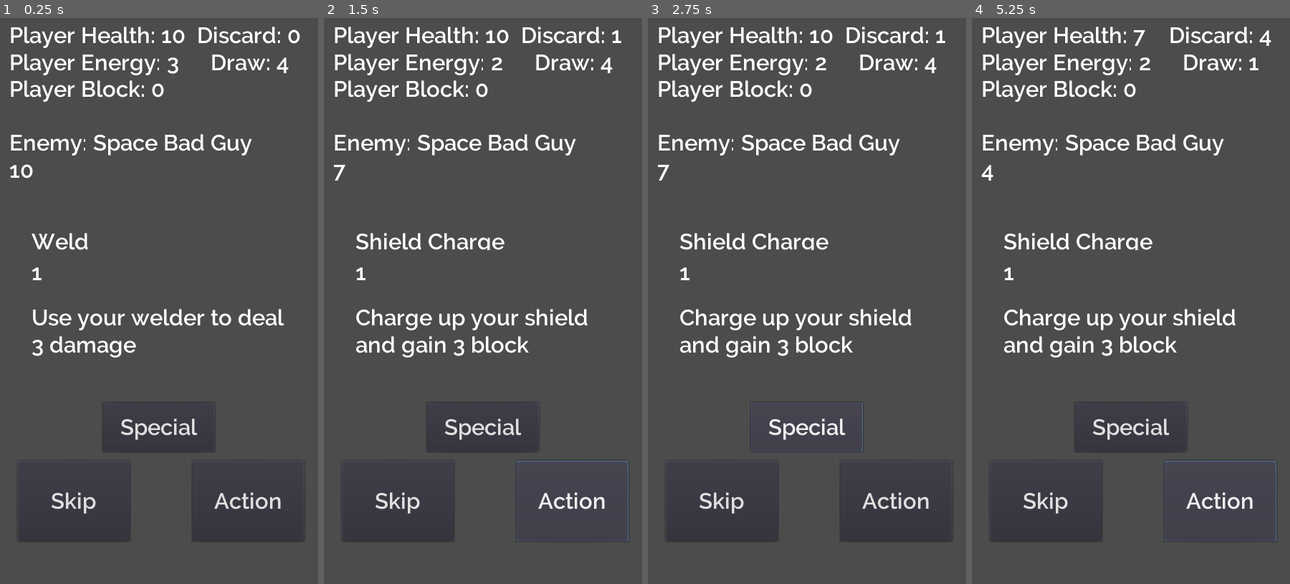
Above: before the commit, frames 1-4 (left to right).
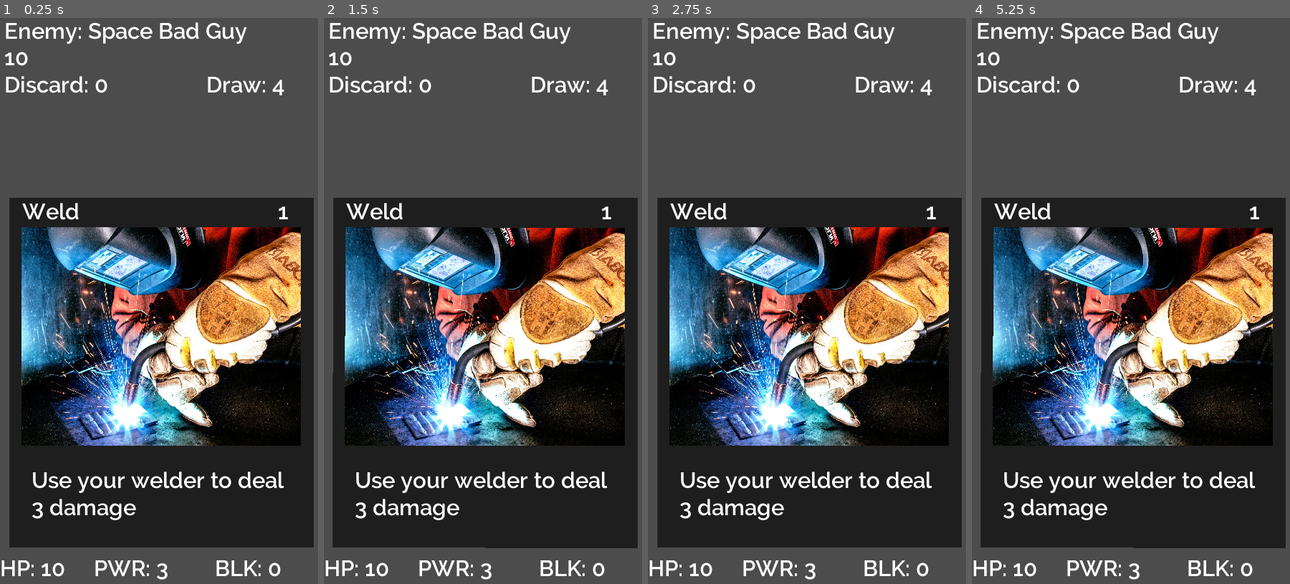
Above: after the commit, the same moments.

Repository: XavierGerD/SwipeAdventure
Game: Godot game, scene res://Scenes/Combat/Combat.tscn
The game is run twice, just before and just after one commit, with the same random seed, the same clock (stepped at 60 frames per second) and the same inputs. This scene is started directly instead of the project's main scene.
Inputs (mouse positions are in pixels of both pictures, inside the frame that each line leads up to):
- Up to frame 1 (0.25 s): no input
- Up to frame 2 (1.5 s): click (486, 374) at 0.52 s; click (572, 499) at 1.25 s, where only the run before the commit has a clickable "Action"
- Up to frame 3 (2.75 s): click (807, 425) at 2 s, where only the run before the commit has a clickable "Special"
- Up to frame 4 (5.25 s): click (1045, 499) at 2.75 s, where only the run before the commit has a clickable "Skip"; click (1045, 499) at 3.5 s, where only the run before the commit has a clickable "Skip"; click (1134, 374) at 4.27 s; click (1220, 499) at 5 s, where only the run before the commit has a clickable "Action"

The runs differ from the first frame. In frame 1, 63% of the frame differs, in the area x 0-99%, y 0-100%; in frame 2, 63%; in frame 3, 63%; in frame 4, 63%.

Commit message:
Card swiping basics

Diff:
--- /dev/null
+++ b/Scenes/Card/Card.gd
@@ -0,0 +1,66 @@
+extends Node2D
+
+signal card_action
+signal card_skip
+
+var IsClicked = false
+var DeltaX = 0
+var MousePosition = Vector2(0, 0)
+
+func _ready() -> void:
+	pass # Replace with function body.
+
+func InstanciateCard(CardNameLabel, CostLabel, DescriptionLabel):
+	# Je comprends pas pourquoi mais si je les mets onready ca marche pas!!!
+	var CardName = get_node("CardName")
+	var Cost = get_node("Cost")
+	var Description = get_node("Description")
+	CardName.set_text(CardNameLabel)
+	Cost.set_text(CostLabel)
+	Description.set_text(DescriptionLabel)
+
+func _input(event):
+	MousePosition = event.position
+	if IsClicked:
+		self.set_position(Vector2(event.position.x - DeltaX, self.get_position().y))
+		rotation = (event.position.x - DeltaX) * 0.001
+	pass
+
+func _on_Button_button_down() -> void:
+	DeltaX = MousePosition.x - self.get_position().x
+	IsClicked = true
+	pass # Replace with function body.
+
+
+func _on_Button_button_up() -> void:
+	IsClicked = false
+	if self.get_position().x >= 448:
+		emit_signal('card_action')
+	if self.get_position().x <= -416:
+		emit_signal('card_skip')
+	if self.get_position().x < 448 && self.get_position().x > -416:
+		var PositionTween = Tween.new()
+		PositionTween.interpolate_property(
+			self,
+			"position",
+			self.get_position(),
+			Vector2(16, self.get_position().y),
+			0.2,
+			Tween.TRANS_LINEAR,
+			Tween.EASE_IN_OUT
+		)
+		add_child(PositionTween)
+		var RotationTween = Tween.new()
+		RotationTween.interpolate_property(
+			self,
+			"rotation",
+			self.get_rotation(),
+			0,
+			0.2,
+			Tween.TRANS_LINEAR,
+			Tween.EASE_IN_OUT
+		)
+		add_child(RotationTween)
+		PositionTween.start()
+		RotationTween.start()
+	pass # Replace with function body.
--- /dev/null
+++ b/Scenes/Card/Card.tscn
@@ -0,0 +1,87 @@
+[gd_scene load_steps=9 format=2]
+
+[ext_resource path="res://welder.jpg" type="Texture" id=1]
+[ext_resource path="res://Fonts/Font1.tres" type="DynamicFont" id=2]
+[ext_resource path="res://Scenes/Card/Card.gd" type="Script" id=3]
+
+[sub_resource type="StyleBoxFlat" id=1]
+draw_center = false
+
+[sub_resource type="StyleBoxFlat" id=2]
+draw_center = false
+
+[sub_resource type="StyleBoxFlat" id=3]
+draw_center = false
+
+[sub_resource type="StyleBoxFlat" id=4]
+draw_center = false
+
+[sub_resource type="StyleBoxFlat" id=5]
+draw_center = false
+
+[node name="Card" type="Node2D"]
+script = ExtResource( 3 )
+
+[node name="Background" type="ColorRect" parent="."]
+margin_right = 545.0
+margin_bottom = 625.0
+rect_pivot_offset = Vector2( 272, 768 )
+color = Color( 0.121569, 0.121569, 0.121569, 1 )
+__meta__ = {
+"_edit_use_anchors_": false
+}
+
+[node name="CardImage" type="Sprite" parent="."]
+position = Vector2( 272, 248 )
+scale = Vector2( 0.2, 0.2 )
+texture = ExtResource( 1 )
+flip_h = true
+region_enabled = true
+region_rect = Rect2( 0, 1047.49, 2497.23, 1946.44 )
+
+[node name="CardName" type="RichTextLabel" parent="."]
+margin_left = 24.0
+margin_right = 448.0
+margin_bottom = 48.0
+custom_fonts/normal_font = ExtResource( 2 )
+text = "Weld"
+scroll_active = false
+__meta__ = {
+"_edit_use_anchors_": false
+}
+
+[node name="Cost" type="RichTextLabel" parent="."]
+margin_left = 480.0
+margin_right = 520.0
+margin_bottom = 48.0
+custom_fonts/normal_font = ExtResource( 2 )
+text = "1"
+scroll_active = false
+__meta__ = {
+"_edit_use_anchors_": false
+}
+
+[node name="Description" type="RichTextLabel" parent="."]
+margin_left = 40.0
+margin_top = 480.0
+margin_right = 504.0
+margin_bottom = 736.0
+custom_fonts/normal_font = ExtResource( 2 )
+text = "Use your welder to deal 3 damage"
+__meta__ = {
+"_edit_use_anchors_": false
+}
+
+[node name="Button" type="Button" parent="."]
+margin_right = 544.0
+margin_bottom = 624.0
+custom_styles/hover = SubResource( 1 )
+custom_styles/pressed = SubResource( 2 )
+custom_styles/focus = SubResource( 3 )
+custom_styles/disabled = SubResource( 4 )
+custom_styles/normal = SubResource( 5 )
+__meta__ = {
+"_edit_use_anchors_": false
+}
+[connection signal="button_down" from="Button" to="." method="_on_Button_button_down"]
+[connection signal="button_up" from="Button" to="." method="_on_Button_button_up"]
--- a/Scenes/Combat/Combat.gd
+++ b/Scenes/Combat/Combat.gd
@@ -10,6 +10,9 @@
 onready var Description = get_node('Effect')
 onready var DiscardPileTotalLabel = get_node("DiscardTotal")
 onready var DrawPileTotalLabel = get_node("DrawTotal")
+onready var Card = load('res://Scenes/Card/Card.tscn')
+
+var TopCard
 
 var MaxCardsInHand = 3
 
@@ -95,16 +98,16 @@
 
 func SetPlayerEnergy(NewEnergyTotal):
 	Player.energy = NewEnergyTotal
-	PlayerEnergyLabel.set_text('Player Energy: ' + str(Player.energy))
+	PlayerEnergyLabel.set_text('PWR: ' + str(Player.energy))
 
 func SetPlayerHealth(NewHealthTotal):
 	Player.health = NewHealthTotal
-	PlayerHealthLabel.set_text('Player Health: ' + str(Player.health))
+	PlayerHealthLabel.set_text('HP: ' + str(Player.health))
 
 
 func SetPlayerBlock(NewBlockTotal):
 	Player.block = NewBlockTotal
-	PlayerBlockLabel.set_text('Player Block: ' + str(Player.block))
+	PlayerBlockLabel.set_text('BLK: ' + str(Player.block))
 
 func SetDiscardTotal():
 	DiscardPileTotalLabel.set_text('Discard: ' + str(DiscardPile.size()))
@@ -113,30 +116,33 @@
 	DrawPileTotalLabel.set_text('Draw: ' + str(DrawPile.size()))
 
 func DisplayCard(card):
-	CardName.set_text(card.name)
-	CardCost.set_text(str(card.cost))
-	Description.set_text(card.description)
+	var NewCard = Card.instance()
+	NewCard.InstanciateCard(card.name, str(card.cost), card.description)
+	NewCard.set_position(Vector2(16, 330))
+	NewCard.connect('card_action', self, 'OnAction')
+	NewCard.connect('card_skip', self, 'OnSkip')
+	TopCard = NewCard
+	add_child(NewCard)
 
 func GoToNextCard():
+	TopCard.queue_free()
 	DiscardPile.push_back(Hand[0])
 	Hand.pop_front()
 	ConditionnalyEndTurn()
 	DisplayCard(Hand[0])
 	SetDiscardTotal()
 	SetDrawTotal()
-	pass
 
 func MoveCardFromDiscardToDrawPile():
 	DrawPile = DiscardPile.duplicate()
 	DiscardPile = []
 	randomize()
 	DrawPile.shuffle()
+	TopCard.queue_free()
 
 func DealEnemyDamage():
 	var damage = Enemy.damage - Player.block if Enemy.damage - Player.block > 0 else 0
-	print(damage)
 	var block = Player.block - Enemy.damage if Player.block - Enemy.damage > 0 else 0
-	print(block)
 	SetPlayerHealth(Player.health - damage)
 	SetPlayerBlock(block)
 
@@ -149,13 +155,10 @@
 				MoveCardFromDiscardToDrawPile()
 			Hand.push_back(DrawPile[0])
 			DrawPile.pop_front()
-
-func _on_SkipButton_pressed() -> void:
-	GoToNextCard()
-	pass # Replace with function body.
+		TopCard.queue_free()
 
 
-func _on_ActionButton_pressed() -> void:
+func OnAction():
 	var currentCard = Hand[0]
 	if currentCard.cost > Player.energy:
 		return
@@ -165,8 +168,10 @@
 		SetPlayerBlock(Player.block + currentCard.block)
 	SetPlayerEnergy(Player.energy - currentCard.cost)
 	GoToNextCard()
+
+func OnSkip() -> void:
+	GoToNextCard()
 	pass # Replace with function body.
-
 
 func _on_SpecialButton_pressed() -> void:
 	var currentCard = Hand[0]
--- a/Scenes/Combat/Combat.tscn
+++ b/Scenes/Combat/Combat.tscn
@@ -6,80 +6,46 @@
 [node name="Combat" type="Node2D"]
 script = ExtResource( 1 )
 
-[node name="SkipButton" type="Button" parent="."]
-margin_left = 32.0
-margin_top = 800.0
-margin_right = 232.0
-margin_bottom = 944.0
-custom_fonts/font = ExtResource( 2 )
-text = "Skip"
-__meta__ = {
-"_edit_use_anchors_": false
-}
-
-[node name="ActionButton" type="Button" parent="."]
-margin_left = 344.0
-margin_top = 800.0
-margin_right = 544.0
-margin_bottom = 944.0
-custom_fonts/font = ExtResource( 2 )
-text = "Action"
-__meta__ = {
-"_edit_use_anchors_": false
-}
-
-[node name="SpecialButton" type="Button" parent="."]
-margin_left = 184.0
-margin_top = 696.0
-margin_right = 384.0
-margin_bottom = 784.0
-custom_fonts/font = ExtResource( 2 )
-text = "Special"
-__meta__ = {
-"_edit_use_anchors_": false
-}
-
 [node name="PlayerHealth" type="RichTextLabel" parent="."]
-margin_left = 16.0
-margin_top = 16.0
-margin_right = 344.0
-margin_bottom = 72.0
+margin_top = 968.0
+margin_right = 136.0
+margin_bottom = 1024.0
 custom_fonts/normal_font = ExtResource( 2 )
-text = "Player Health:"
+text = "HP: 10"
 scroll_active = false
 __meta__ = {
 "_edit_use_anchors_": false
 }
 
 [node name="PlayerEnergy" type="RichTextLabel" parent="."]
-margin_left = 16.0
-margin_top = 64.0
-margin_right = 360.0
-margin_bottom = 120.0
+margin_left = 168.0
+margin_top = 968.0
+margin_right = 328.0
+margin_bottom = 1024.0
 custom_fonts/normal_font = ExtResource( 2 )
-text = "Player Enerygy:"
+text = "PWR: 3"
 scroll_active = false
 __meta__ = {
 "_edit_use_anchors_": false
 }
 
 [node name="PlayerBlock" type="RichTextLabel" parent="."]
-margin_left = 16.0
-margin_top = 112.0
-margin_right = 360.0
-margin_bottom = 168.0
+margin_left = 384.0
+margin_top = 968.0
+margin_right = 576.0
+margin_bottom = 1024.0
 custom_fonts/normal_font = ExtResource( 2 )
-text = "Player Block: "
+text = "BLK: 0 "
 scroll_active = false
 __meta__ = {
 "_edit_use_anchors_": false
 }
 
 [node name="DiscardTotal" type="RichTextLabel" parent="."]
-margin_left = 352.0
-margin_top = 16.0
-margin_right = 576.0
-margin_bottom = 72.0
+margin_left = 8.0
+margin_top = 104.0
+margin_right = 232.0
+margin_bottom = 160.0
 custom_fonts/normal_font = ExtResource( 2 )
 text = "Discard:"
 scroll_active = false
@@ -88,10 +54,10 @@
 }
 
 [node name="DrawTotal" type="RichTextLabel" parent="."]
-margin_left = 376.0
-margin_top = 64.0
-margin_right = 576.0
-margin_bottom = 120.0
+margin_left = 368.0
+margin_top = 104.0
+margin_right = 568.0
+margin_bottom = 160.0
 custom_fonts/normal_font = ExtResource( 2 )
 text = "Draw:"
 scroll_active = false
@@ -133,10 +99,10 @@
 }
 
 [node name="MonsterName" type="RichTextLabel" parent="."]
-margin_left = 16.0
-margin_top = 208.0
-margin_right = 576.0
-margin_bottom = 264.0
+margin_left = 8.0
+margin_top = 8.0
+margin_right = 568.0
+margin_bottom = 64.0
 custom_fonts/normal_font = ExtResource( 2 )
 scroll_active = false
 __meta__ = {
@@ -144,15 +110,12 @@
 }
 
 [node name="MonsterEnergy" type="RichTextLabel" parent="."]
-margin_left = 16.0
-margin_top = 256.0
-margin_right = 360.0
-margin_bottom = 312.0
+margin_left = 8.0
+margin_top = 56.0
+margin_right = 352.0
+margin_bottom = 112.0
 custom_fonts/normal_font = ExtResource( 2 )
 scroll_active = false
 __meta__ = {
 "_edit_use_anchors_": false
 }
-[connection signal="pressed" from="SkipButton" to="." method="_on_SkipButton_pressed"]
-[connection signal="pressed" from="ActionButton" to="." method="_on_ActionButton_pressed"]
-[connection signal="pressed" from="SpecialButton" to="." method="_on_SpecialButton_pressed"]
Binary file added: welder.jpg
Not shown, added: welder.jpg.import
